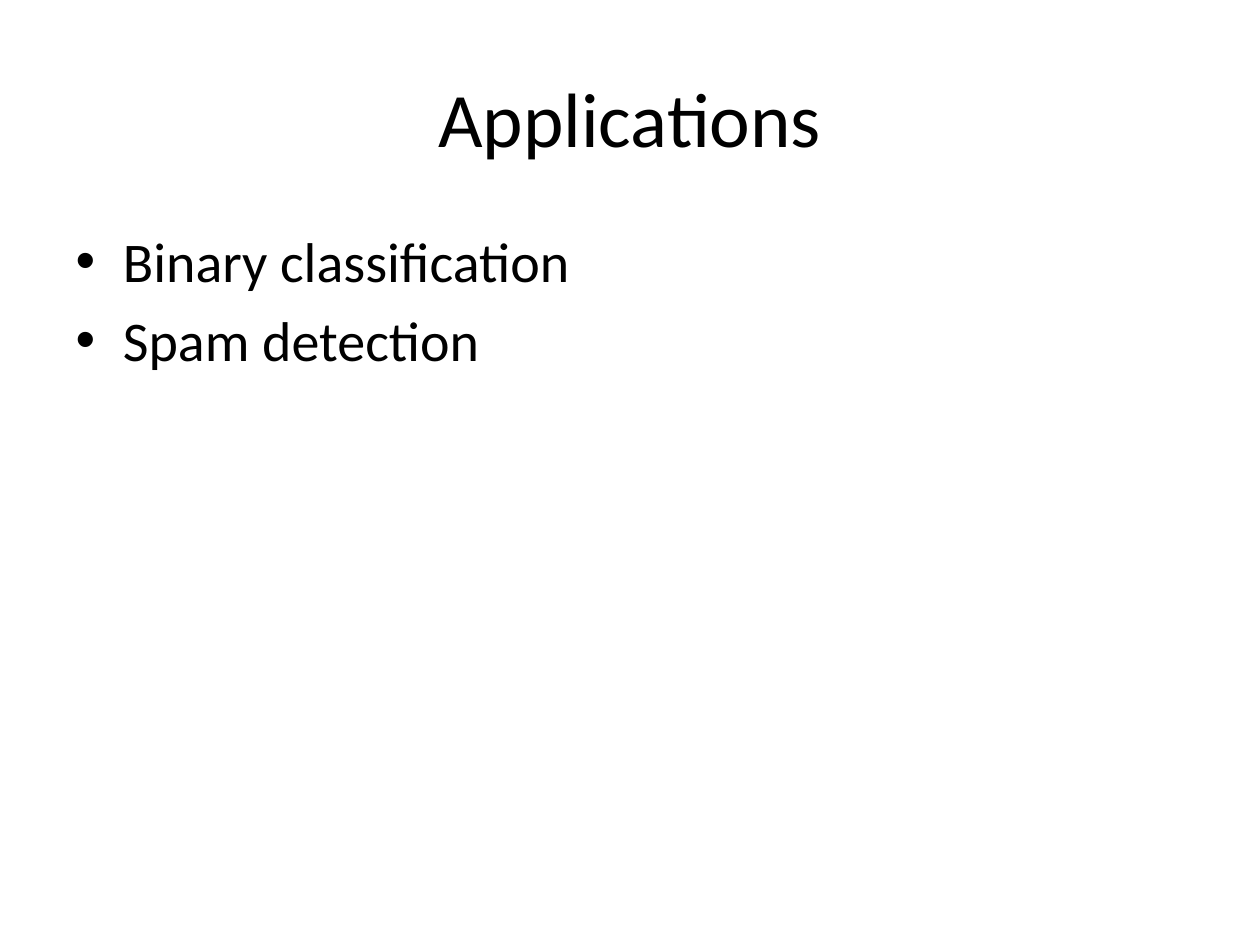
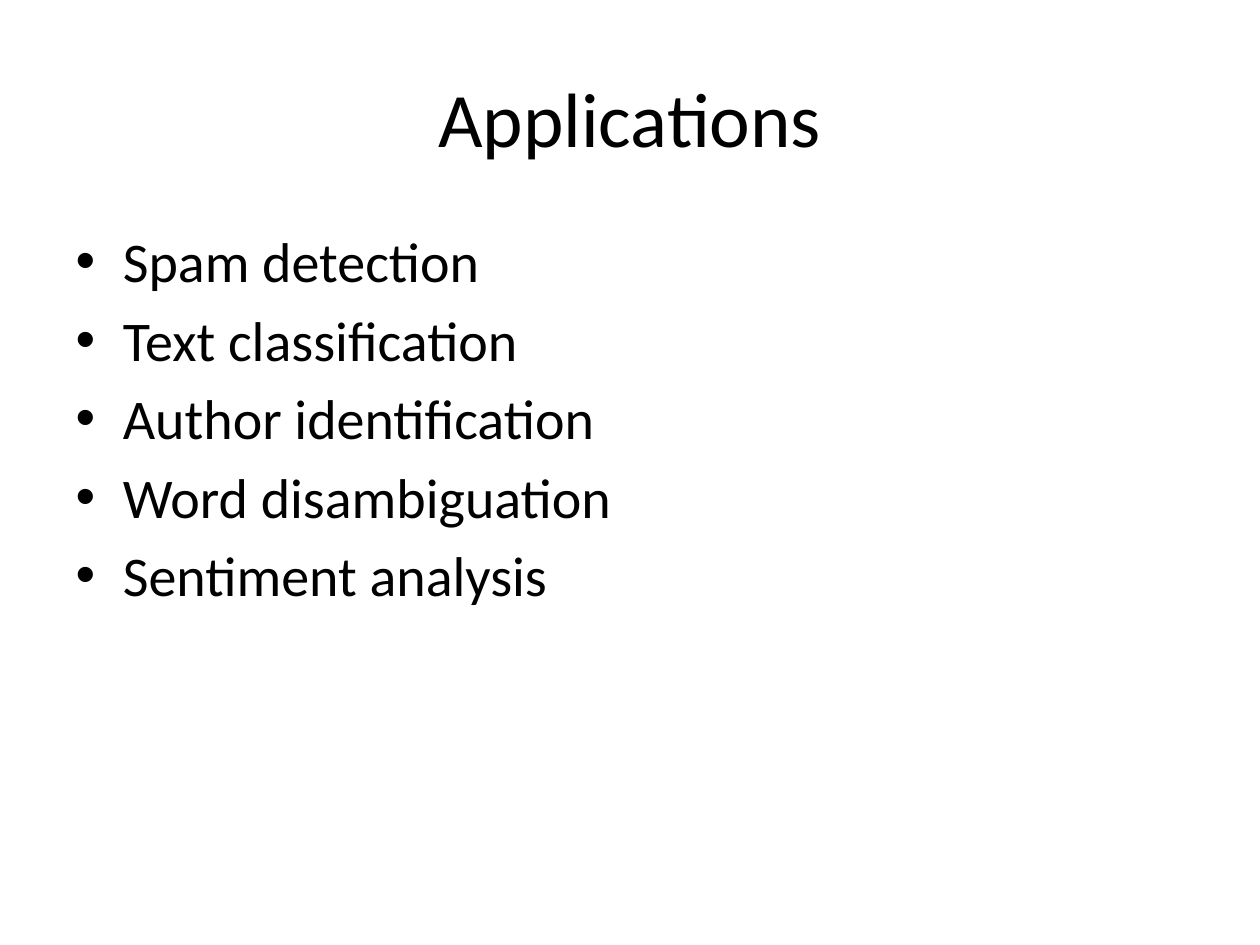
Before and after one commit to look4pritam/ArtificialIntelligence, a slide deck: slide 23 of MachineLearning/NaiveBayes/NaiveBayes.pptx. Drawn at 1260x945 pixels with LibreOffice and Linux fonts; fonts in the diff are those of the drawing. Boxes give left, top, right and bottom in pixels: in the first picture for what was removed or moved away, otherwise in the second. Text is boxed around its words. In the diff, an @@ line names an element or a change of style, - is before the commit and + after.

```diff
--- a/MachineLearning/NaiveBayes/NaiveBayes.pptx
+++ b/MachineLearning/NaiveBayes/NaiveBayes.pptx
@@ text at (x1=123, y1=243, x2=569, y2=291): paragraph removed @@
-• Binary classification
@@ text at (x1=123, y1=322, x2=611, y2=605): paragraphs added @@
+• Text classification
+• Author identification
+• Word disambiguation
+• Sentiment analysis
```
Also in this commit, not shown: 2 other slides changed, 1 other file.
